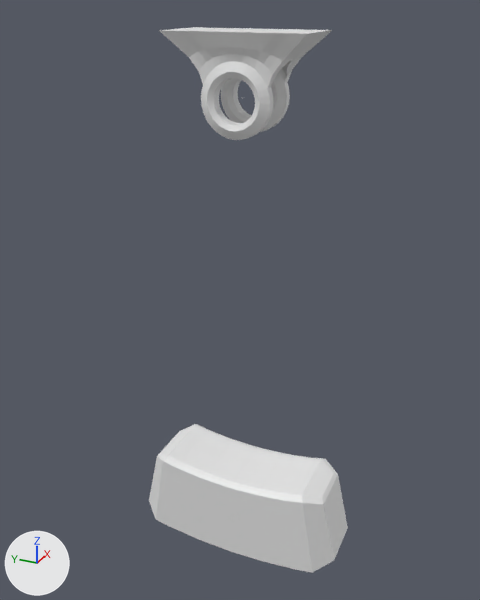
A saved change to the FBX model FBX/hammerExploded.fbx.
Before and after are seen from a camera (50 mm lens) standing at (-69.9, -30.7, 10.3) and looking at (2.1, 1.6, -25.7). Every picture has the same lights, and +X, +Y and +Z are marked at lower left.

The first picture shows 'hammerHead', 'hammerHinge'.
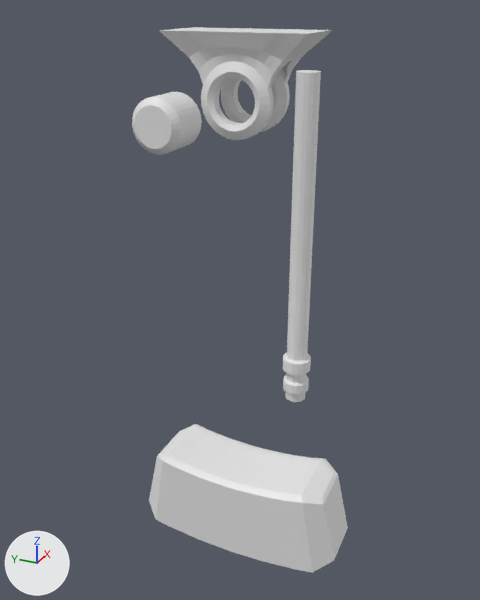
Boxes [x1, y1, x2, y2] around the edits, measured in the pictures (480 x 600 px):
'hammerHead', turned, rescaled, moved
    both: [149, 424, 348, 573]
'hammerHilt', moved, turned, rescaled (not visible before)
    after: [283, 70, 321, 402]
'hammerJoint', moved, turned, rescaled (not visible before)
    after: [132, 92, 202, 155]

What changed in the scene script:
```text
Change ob_hammerjoint:
    remove ob_hammerjoint.parent = ob_hammerhead
    ob_hammerjoint.location: (0.0, 0.0, 0.0) -> (-17.35, 0.0, 0.0)
Change ob_hammerhead:
    remove ob_hammerhead.parent = ob_hammerhinge
    ob_hammerhead.rotation_euler: (0.0, 0.0, 0.0) -> (1.571, 0.0, 0.0)  # degrees (0, 0, 0) -> degrees (90, 0, 0)
    ob_hammerhead.scale: (1.0, 1.0, 1.0) -> (0.01, 0.01, 0.01)
Change ob_hammerhilt:
    remove ob_hammerhilt.parent = ob_hammerhead
    ob_hammerhilt.location: (0.0, 0.0, 0.0) -> (21.21, 0.0, 0.0)
```
